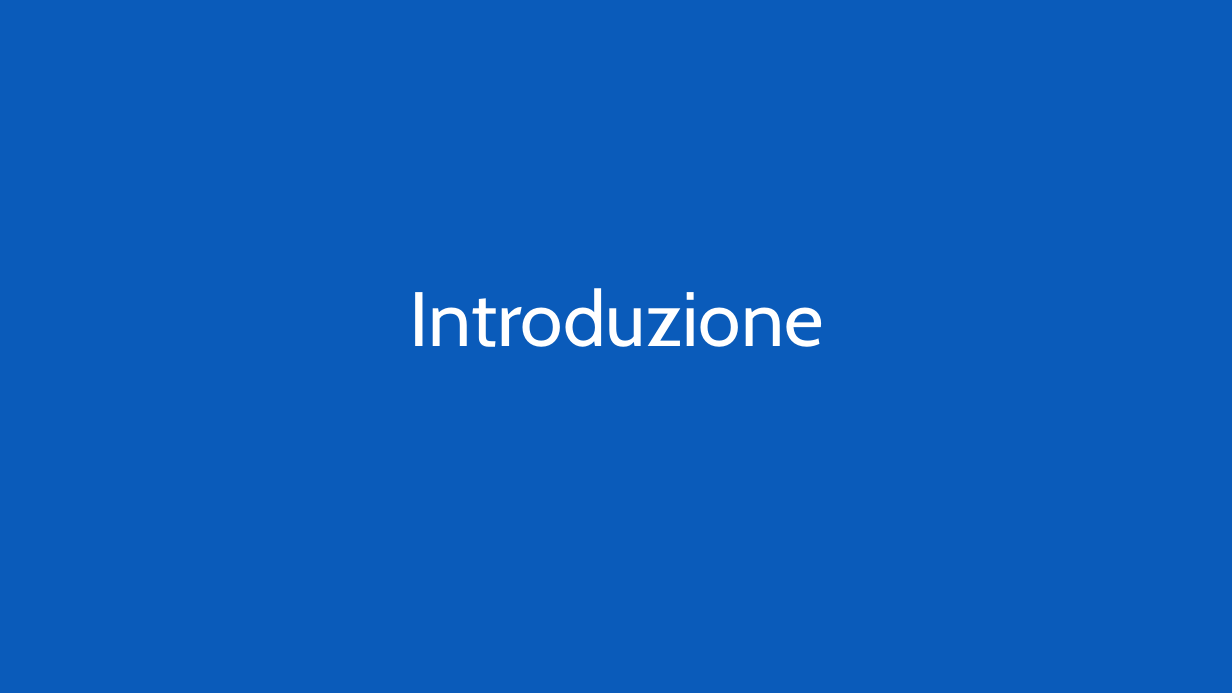
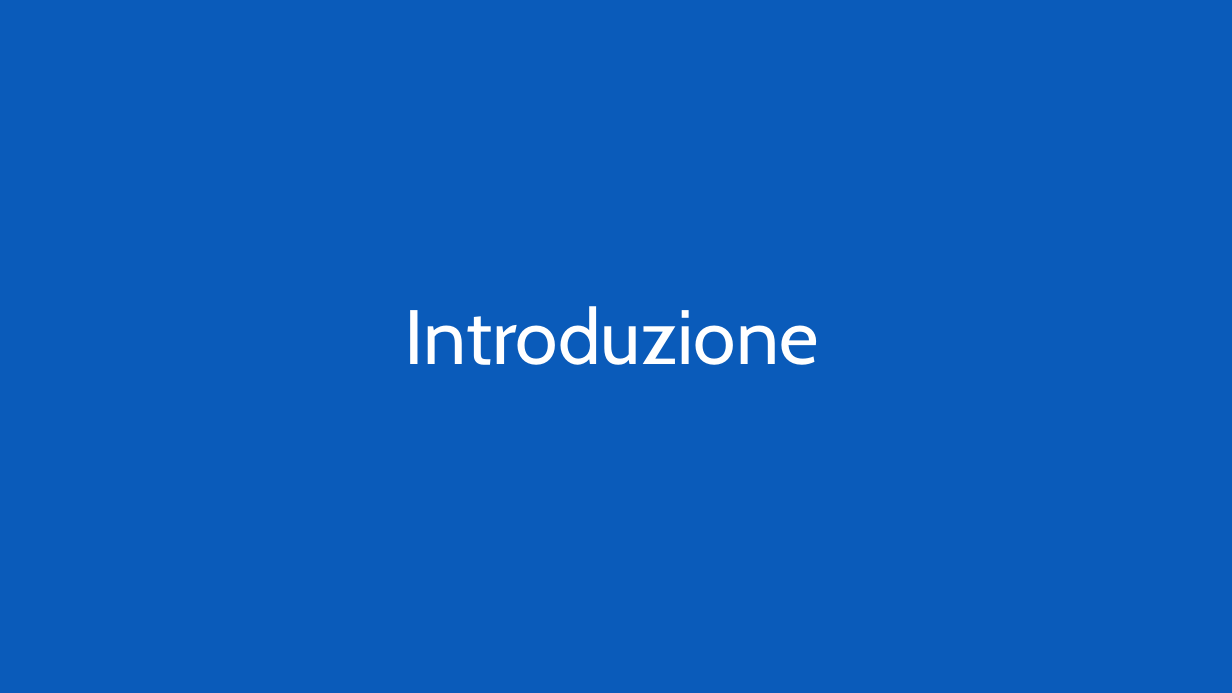
Before and after one commit to mz1991/ProgettoFebbraio2015, a slide deck: slide 3 of Febbraio 2015.pptx. Drawn at 1232x693 pixels with LibreOffice and Linux fonts; fonts in the diff are those of the drawing. Boxes give left, top, right and bottom in pixels: in the first picture for what was removed or moved away, otherwise in the second. Text is boxed around its words. In the diff, an @@ line names an element or a change of style, - is before the commit and + after.

```diff
--- a/Febbraio 2015.pptx
+++ b/Febbraio 2015.pptx
@@ subtitle "Introduzione": place and size @@
-subtitle "Introduzione" at [410,288,824,347]
+subtitle "Introduzione" at [405,306,819,365]
```
Also in this commit, not shown: 3 other slides changed.
